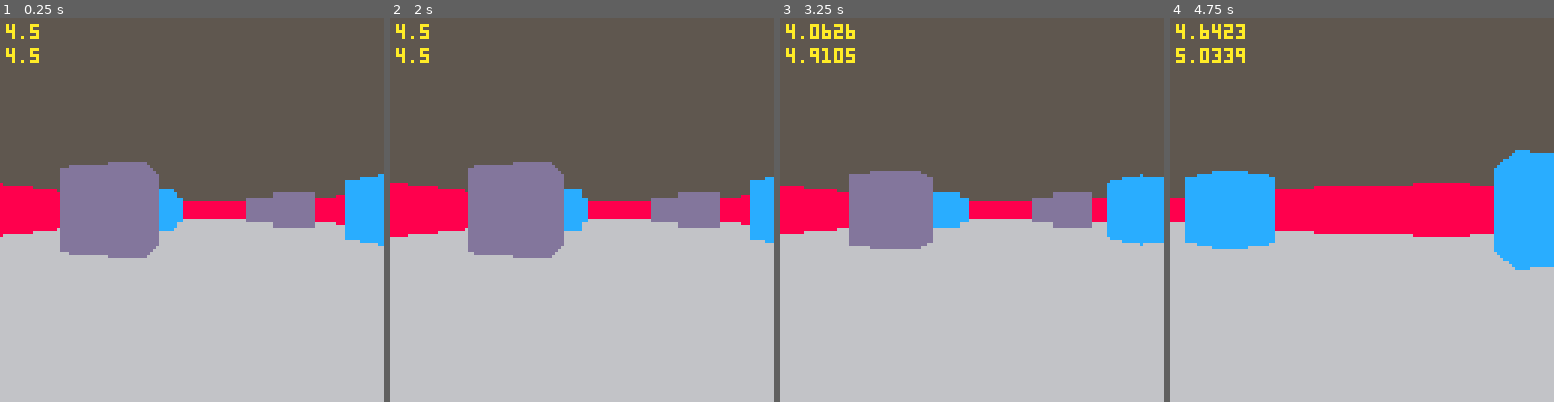
Above: before the commit, frames 1-4 (left to right).
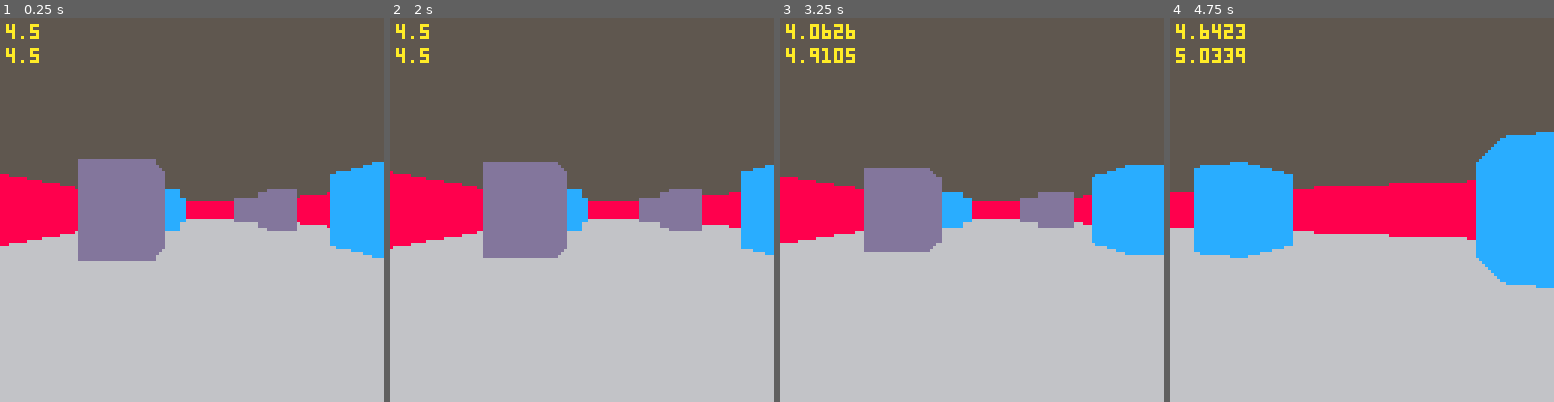
Above: after the commit, the same moments.

Repository: caudilci/legend-of-picorock
Game: PICO-8 cartridge picorock.p8
Same seed, same stepped clock (60 frames per second), same inputs: the game is played once before the commit and once after it.
Inputs:
- Up to frame 1 (0.25 s): no input
- Up to frame 2 (2 s): hold Left from 1.97 s (still down)
- Up to frame 3 (3.25 s): release Left at 2.37 s; hold Down 2.42-2.82 s; hold Right from 2.87 s (still down)
- Up to frame 4 (4.75 s): release Right at 3.53 s; hold Up 3.58-4.08 s; hold Right 4.13-4.53 s; hold Down from 4.58 s (still down)

The runs differ from the first frame. In frame 1, 5.1% of the frame differs, in the area x 0-100%, y 36-64%; in frame 2, 4.0%; in frame 3, 4.6%; in frame 4, 5.4%, in the area x 0-100%, y 29-71%.

Commit message:
traditional projection

Diff:
--- a/picorock.p8
+++ b/picorock.p8
@@ -3,7 +3,7 @@
 __lua__
 
 px,py,pa = 4.5,4.5,0
-x,y,vx,vy,ox,oy,dx,dy,ix,iy,d=0
+x,y,vx,vy,ox,oy,dx,dy,ix,iy,d,a,fac=0
 sens = 0.01
 speed = 0.05
 h=40
@@ -55,8 +55,11 @@
         y=py
 
         -- ray direction fov90 centered on pa
-        vx=cos(pa-(i-64)/512)
-        vy=sin(pa-(i-64)/512)
+        -- a=-(i-64)/512 --panoramic view
+        a= atan2(1,(i-64)/64) -- straight line view
+        vx=cos(pa+a)
+        vy=sin(pa+a)
+        fac=cos(a) -- straight line view
 
         -- standard distance
         dx=abs(1/vx)
@@ -91,6 +94,7 @@
             end
             -- check colision
             if mget(x,y)>0 or x<0 or x>20 or y<0 or y>20  then
+                d*=fac -- straight line view
                 line(i,64-h/d, i, 64+h/d, cs[mget(x,y)])
                 break
             end
